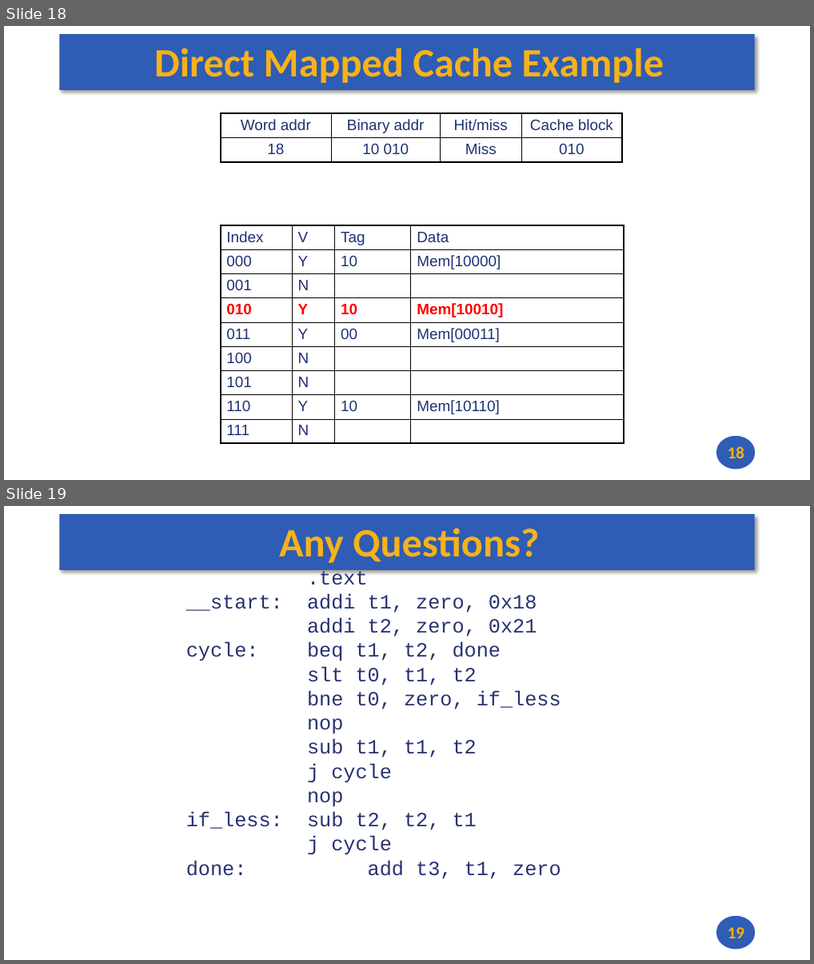
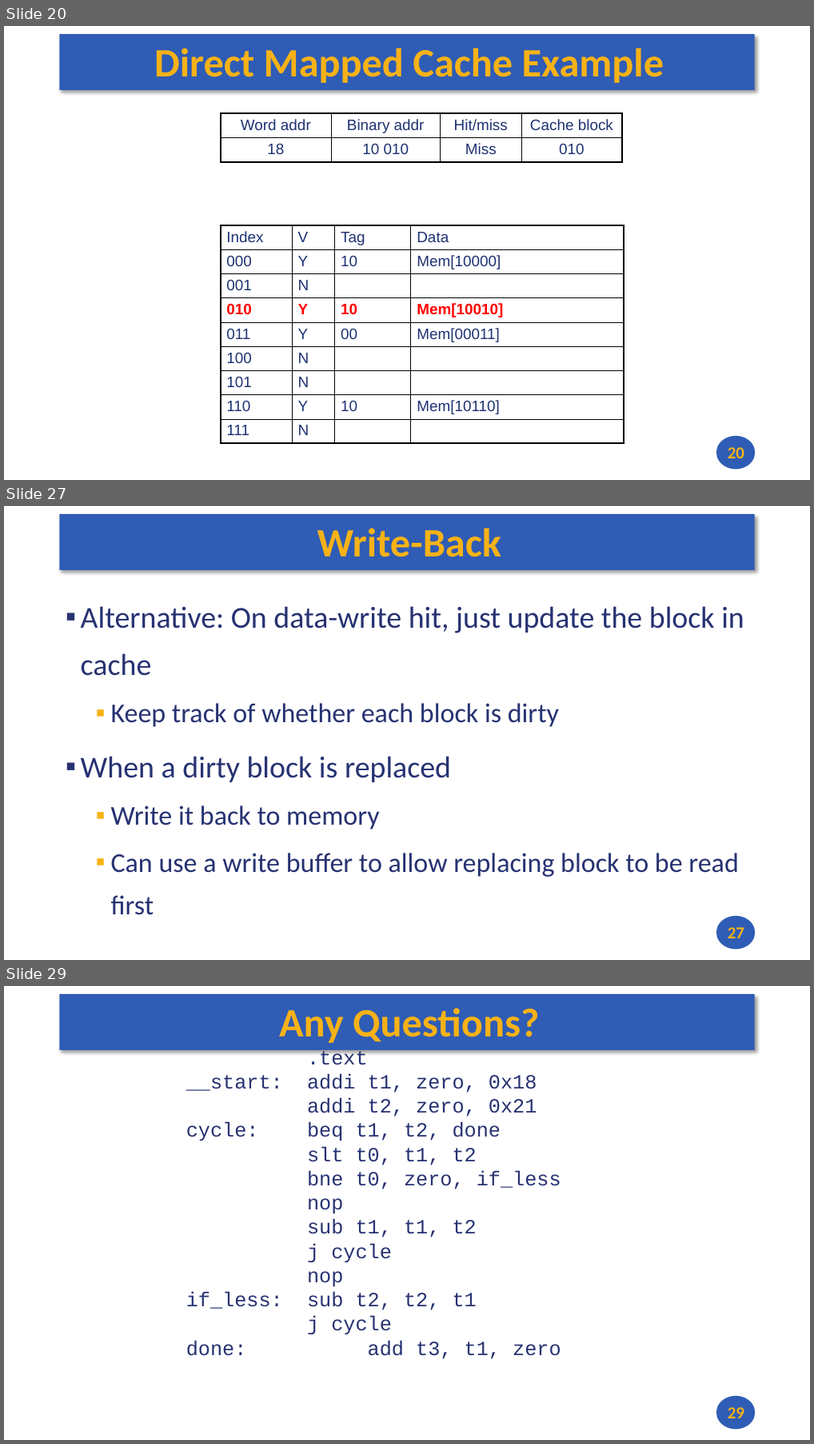
Before and after one commit to andrewt0301/hse-acos-course, a slide deck: docs/part1ca/11_Caches/CA_Lecture_11.pptx. Shown one above the other, each under a label of ours: slides 18 and 19 before the commit, slides 20, 27 and 29 after it; the slides between them are not shown. The pictures are 814x964 and 814x1444 pixels, drawn with LibreOffice and Linux fonts; fonts in the diff are those of the drawing. Boxes give left, top, right and bottom in pixels: in the first picture for what was removed or moved away, otherwise in the second. Text is boxed around its words. In the diff, an @@ line names an element or a change of style, - is before the commit and + after.

```diff
--- a/docs/part1ca/11_Caches/CA_Lecture_11.pptx
+++ b/docs/part1ca/11_Caches/CA_Lecture_11.pptx
@@ slide 27 added at [4,506,810,960], background #FFFFFF; not listed: 2 template elements that a slide beside it also shows @@
@@ title added at [318,528,502,557], 48 pt, text #F7B217, bold @@
+Write-Back
@@ text added at [81,606,745,915], 32.4 pt, text #273272 @@
+▪ Alternative: On data-write hit, just update the block in cache
+  ▪ Keep track of whether each block is dirty
+▪ When a dirty block is replaced
+  ▪ Write it back to memory
+  ▪ Can use a write buffer to allow replacing block to be read first
@@ page number added at [728,927,745,938], 20 pt, text #F7B217, bold @@
+27
@@ what was slide 18 is now slide 20 @@
@@ page number at [728,447,745,458]: text changed @@
-18
+20
@@ what was slide 19 is now slide 29 @@
@@ page number at [728,1407,745,1418]: text changed @@
-19
+29
```
Also in this commit, not shown: 1 slide changed, 9 other slides added, 1 other file.
